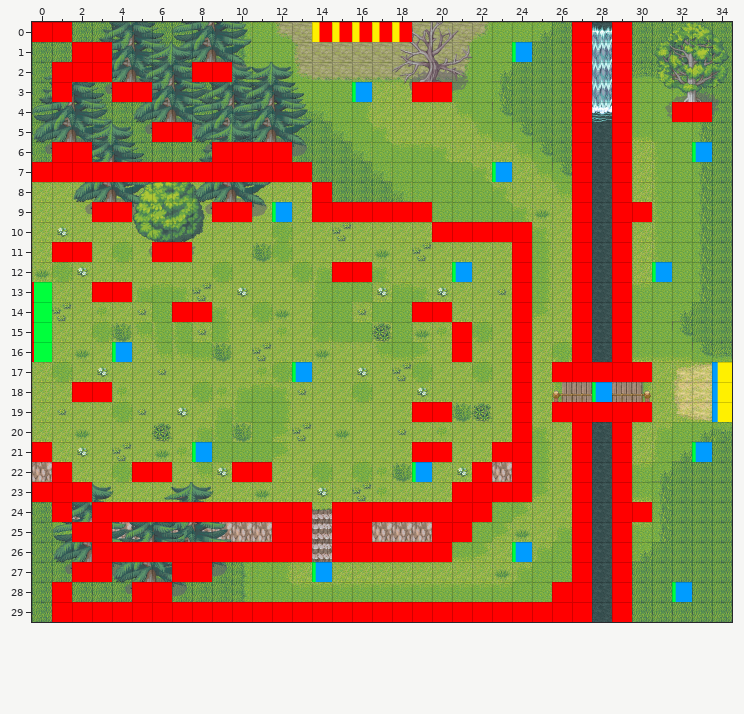
Two states of a Tiled map, Resources/Map/rTroad.tmx. That is the earlier state.
Cells are 64x64 px. Shown: x 0..34, y 0..29.
The result:
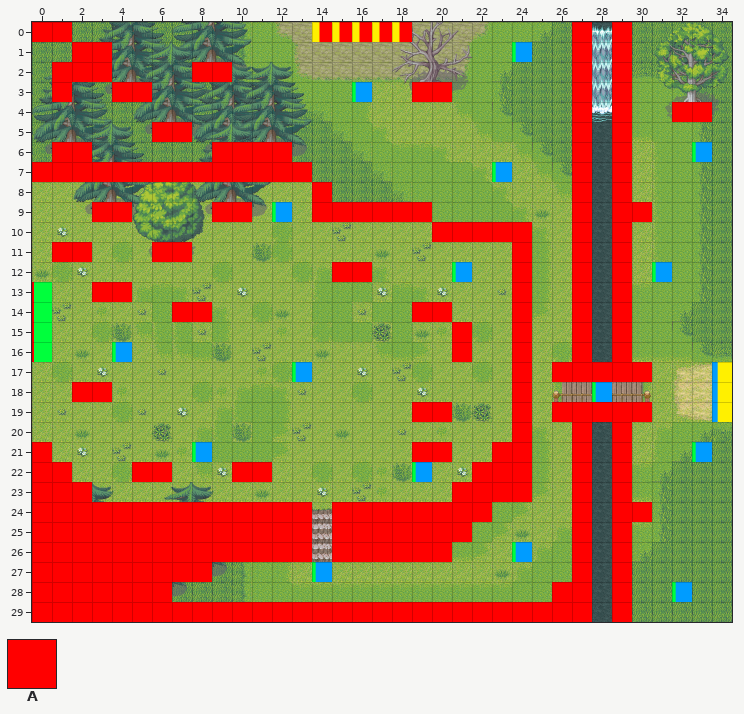
Key: from "changescene": A 0.
_ is an empty cell.
Edits made:
Layer "barrier":
There is now tile A in row 22 at x 0 and 23; in row 24 at x 0 and 2; in row 25 at x 0 to 1, 4 to 11 and 17 to 19; in row 26 at x 0 to 2; in row 27 at x 0 to 1 and 4 to 6; in row 28 at x 0 and 2 to 4.
There is now tile A in row 29 at x 0.
Boxes around the changes in both pictures, in picture pixels (x1, y1, x2, y2):
added: (32, 462, 52, 482)
added: (492, 462, 512, 482)
added: (32, 502, 272, 622)
added: (372, 522, 432, 542)
